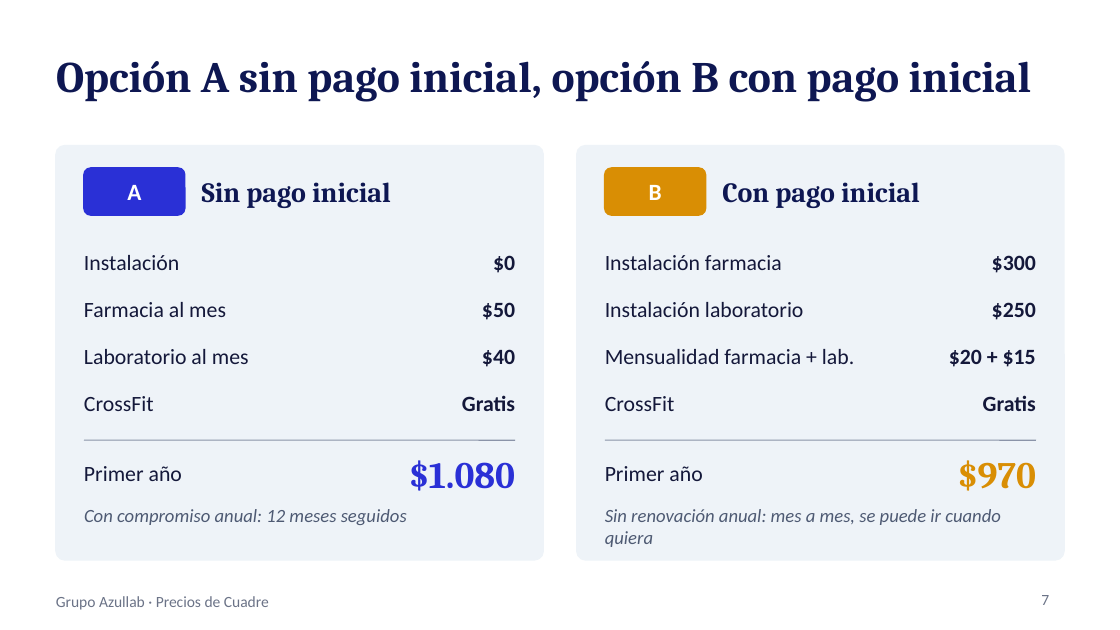
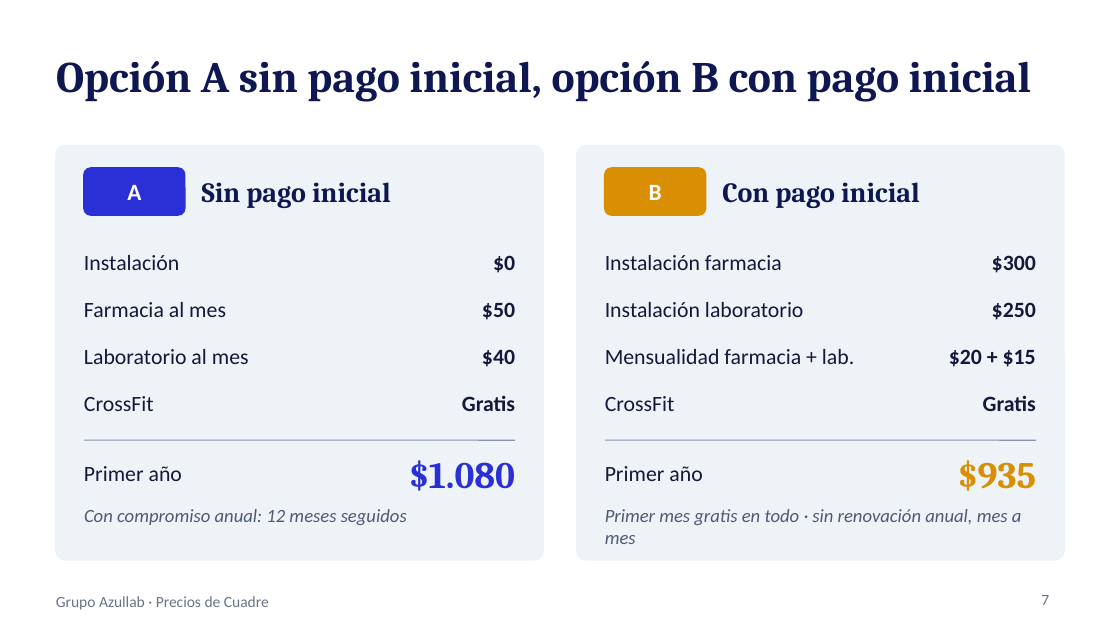
Before and after one commit to josedanielgt1/azullab, a slide deck: slide 7 of propuesta/Precios Grupo Azullab.pptx. Drawn at 1120x630 pixels with LibreOffice and Linux fonts; fonts in the diff are those of the drawing. Boxes give left, top, right and bottom in pixels: in the first picture for what was removed or moved away, otherwise in the second. Text is boxed around its words. In the diff, an @@ line names an element or a change of style, - is before the commit and + after.

```diff
--- a/propuesta/Precios Grupo Azullab.pptx
+++ b/propuesta/Precios Grupo Azullab.pptx
@@ text at box(957, 460, 1036, 491): text changed @@
-$970
+$935
@@ text at box(605, 509, 1022, 544): text changed @@
-Sin renovación anual: mes a mes, se puede ir cuando quiera
+Primer mes gratis en todo · sin renovación anual, mes a mes
```
Also in this commit, not shown: 7 other slides changed.
